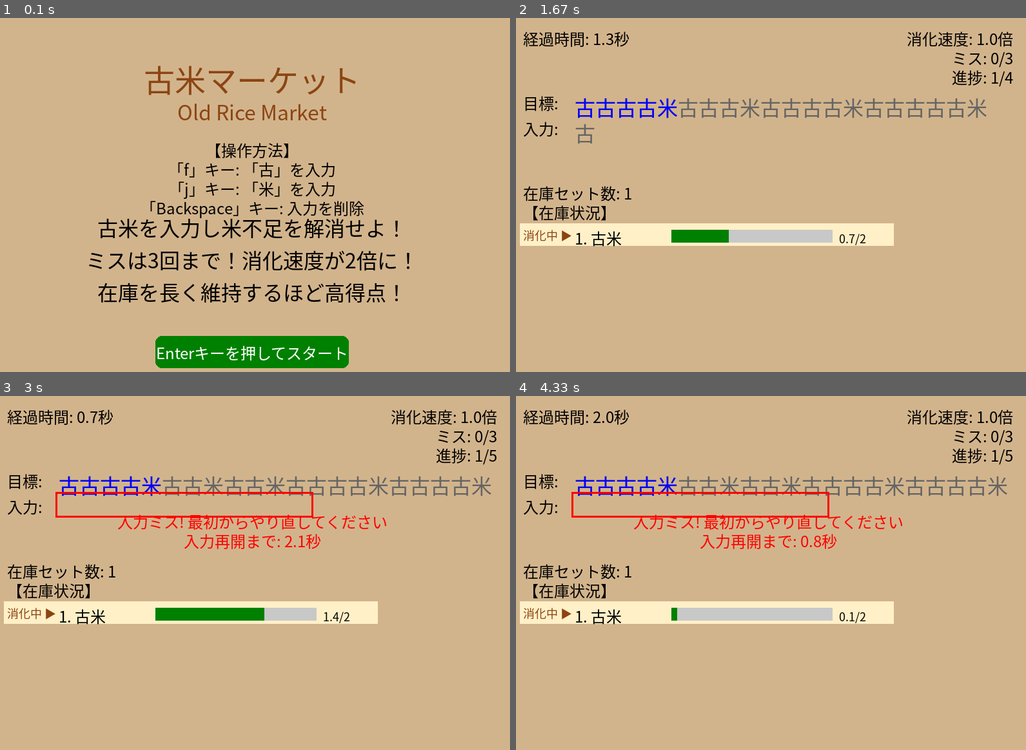
Above: before the commit, frames 1-4 (two rows, left to right).
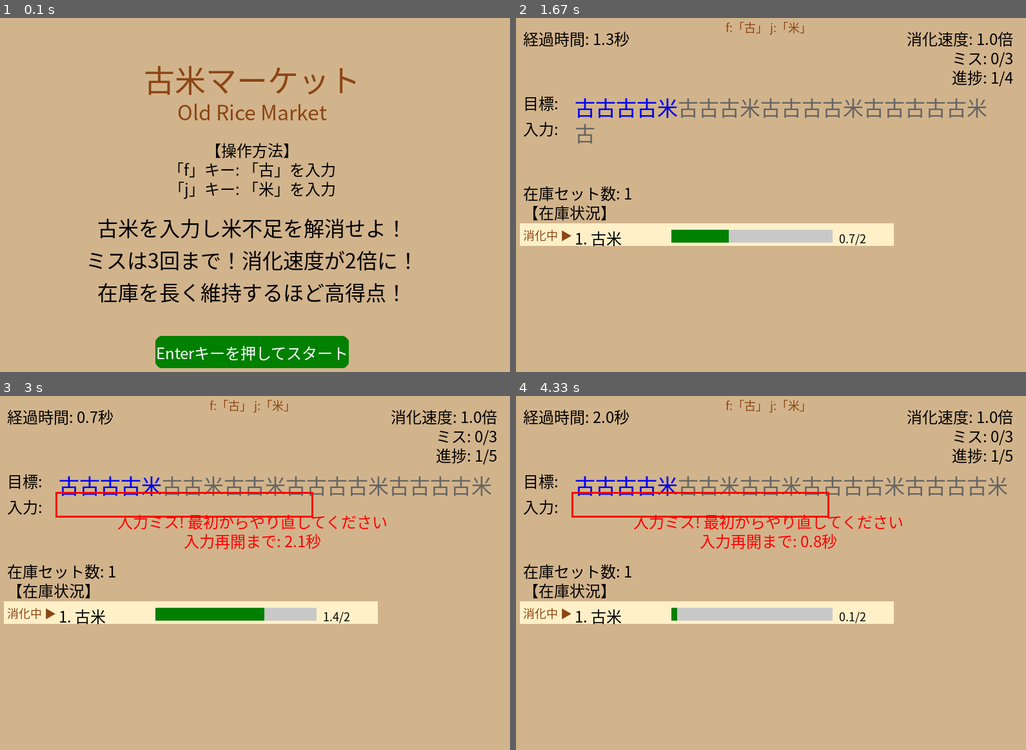
Above: after the commit, the same moments.

Repository: HAYASAKA-Ryosuke/old_rice_game_pygame_aws
Game: pygame game, started from old_rice_game_pygame.py
Same seed, same stepped clock (60 frames per second), same inputs: the game is played once before the commit and once after it.
Inputs:
- Up to frame 1 (0.1 s): no input
- Up to frame 2 (1.67 s): tap Enter at 0.33, 0.67 s
- Up to frame 3 (3 s): tap J at 2 s; tap Enter at 2.33, 2.67 s
- Up to frame 4 (4.33 s): tap J at 3.07, 3.37, 3.57 s

The runs differ from the first frame. In frame 1, 0.5% of the frame differs, in the area x 29-72%, y 51-57%; in frame 2, 0.1%; in frame 3, 0.1%; in frame 4, 0.1%.

Commit message:
update game

Diff:
--- a/old_rice_game_pygame.py
+++ b/old_rice_game_pygame.py
@@ -113,8 +113,7 @@
         key_instructions = [
             "【操作方法】",
             "「f」キー: 「古」を入力",
-            "「j」キー: 「米」を入力",
-            "「Backspace」キー: 入力を削除"
+            "「j」キー: 「米」を入力"
         ]
 
         y_pos = 210
@@ -189,6 +188,9 @@
         # Display progress through sequences
         progress_text = f"進捗: {self.current_target_index + 1}/{len(self.target_sequences)}"
         self.draw_text(progress_text, self.medium_font, BLACK, SCREEN_WIDTH - 20, 80, "right")
+
+        # Display key instructions
+        self.draw_text("f:「古」 j:「米」", self.small_font, DARK_BROWN, SCREEN_WIDTH//2, 20, "center")
 
         # Display the full target string with the current sequence highlighted - moved much lower
         self.draw_text("目標:", self.medium_font, BLACK, 20, 120)
@@ -388,12 +390,6 @@
                 # Reset current sequence
                 self.current_sequence = ""
 
-            return True
-
-        # Add backspace to delete characters
-        elif key == pygame.K_BACKSPACE:
-            if self.current_sequence:
-                self.current_sequence = self.current_sequence[:-1]
             return True
 
         return False
